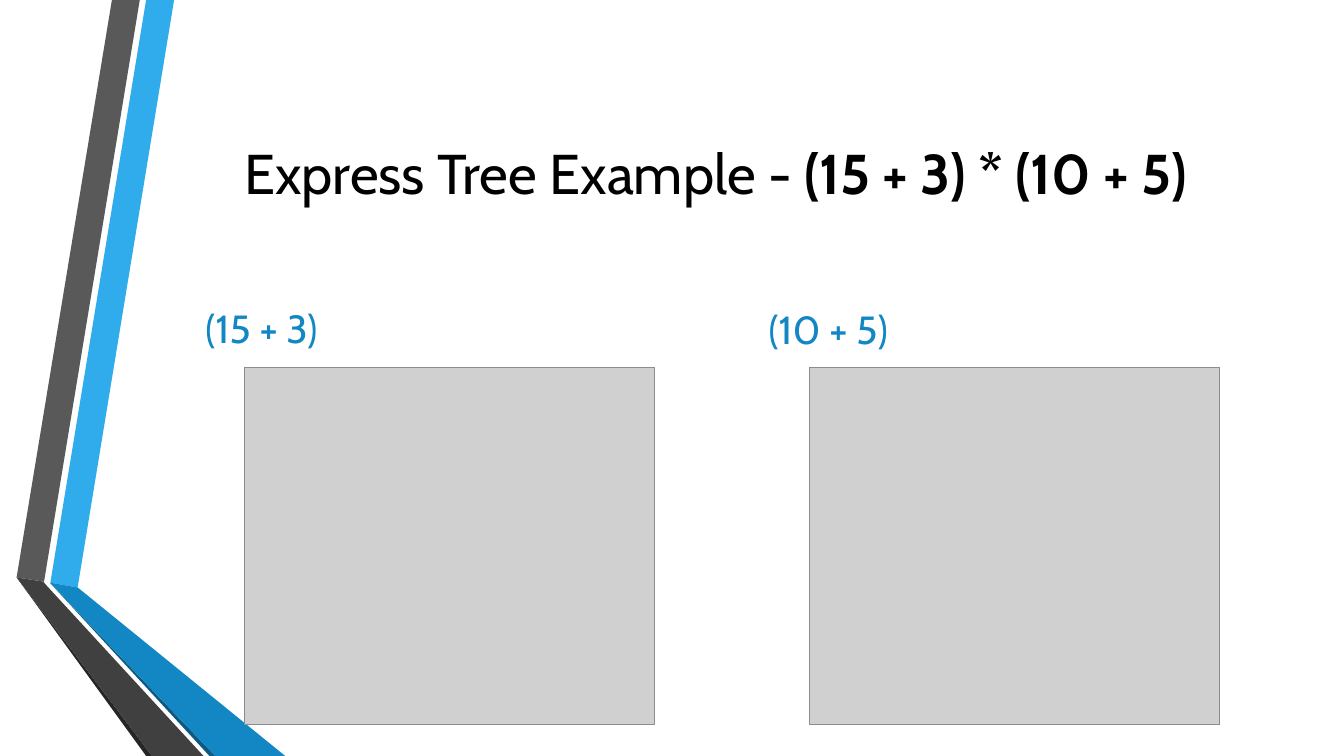
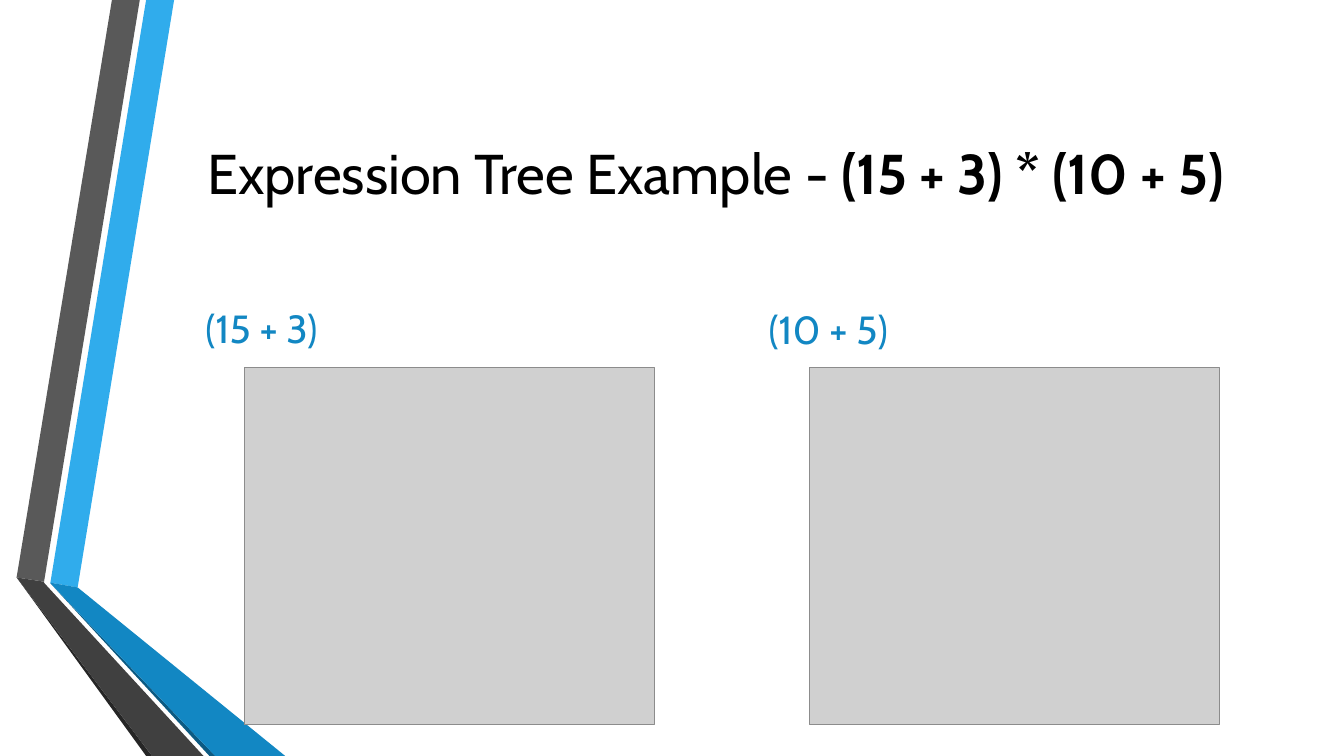
Before and after one commit to korz/SecretsOfLinq, a slide deck: slide 22 of The Secrets of LINQ.pptx (slide 23 before the commit). Drawn at 1344x756 pixels with LibreOffice and Linux fonts; fonts in the diff are those of the drawing; grey boxes stand for pictures; background and template pictures are left out. Boxes give left, top, right and bottom in pixels: in the first picture for what was removed or moved away, otherwise in the second. Text is boxed around its words. In the diff, an @@ line names an element or a change of style, - is before the commit and + after.

```diff
--- a/The Secrets of LINQ.pptx
+++ b/The Secrets of LINQ.pptx
@@ title at bbox=[207, 152, 1225, 207]: text changed @@
-Express Tree Example - (15 + 3) * (10 + 5)
+Expression Tree Example - (15 + 3) * (10 + 5)
```
Also in this commit, not shown: 1 slide removed, 2 other files.
